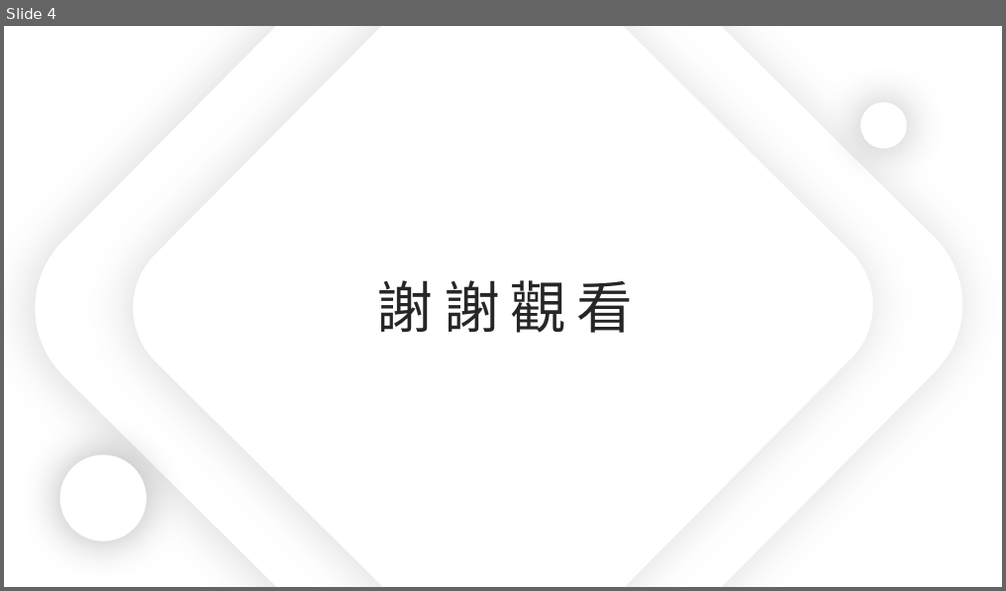
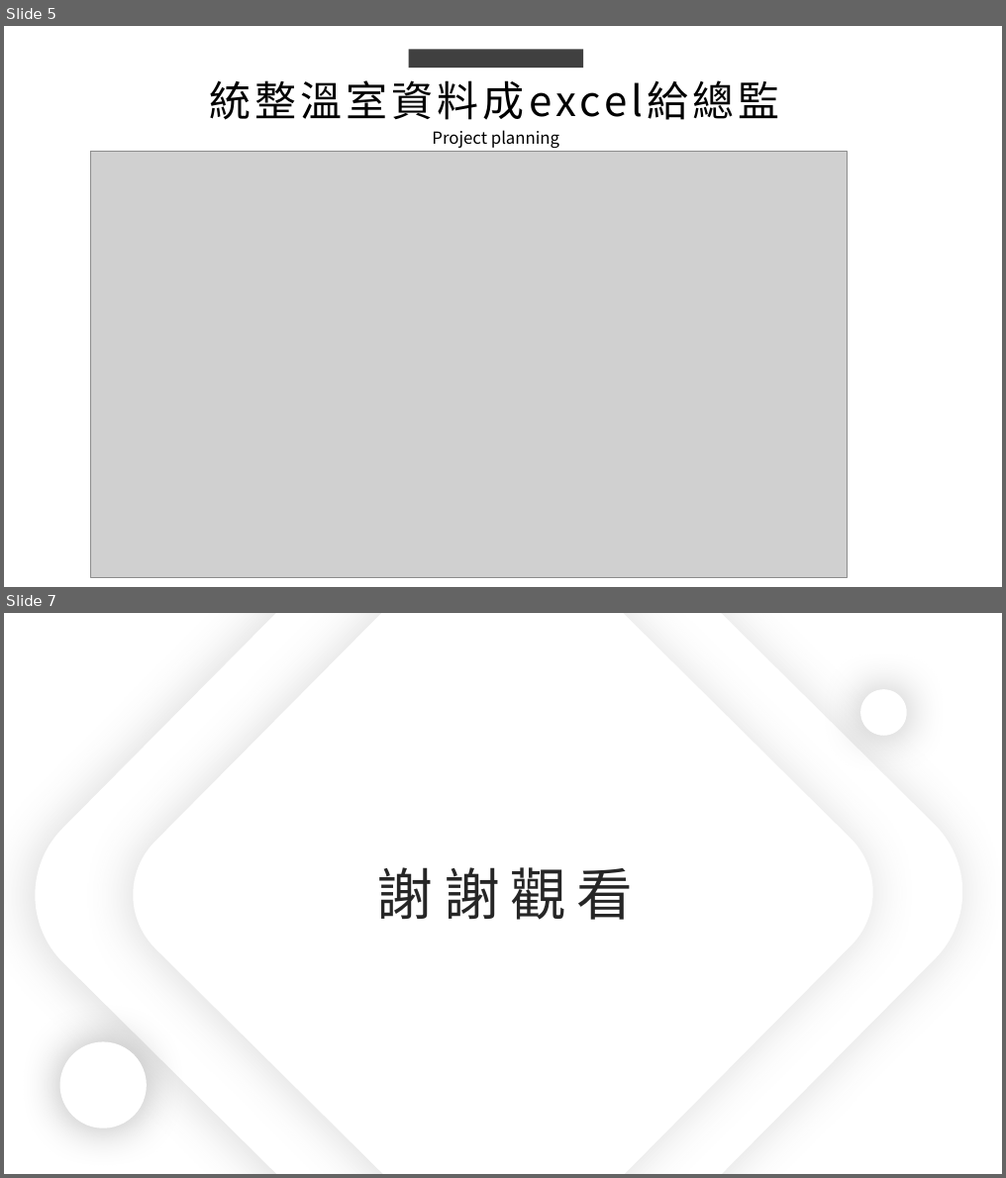
Before and after one commit to ZheHong1021/ExcelSystem, a slide deck: 工作日報_葉柏漢/2021.11/2021.11.29(加班)_2021.11.30工作日報_葉柏漢.pptx. Shown one above the other, each under a label of ours: slide 4 before the commit, slides 5 and 7 after it; the slides between them are not shown. The pictures are 1006x591 and 1006x1178 pixels, drawn with LibreOffice and Linux fonts; fonts in the diff are those of the drawing; grey boxes stand for pictures. Boxes give left, top, right and bottom in pixels: in the first picture for what was removed or moved away, otherwise in the second. Text is boxed around its words. In the diff, an @@ line names an element or a change of style, - is before the commit and + after.

```diff
--- a/工作日報_葉柏漢/2021.11/2021.11.29(加班)_2021.11.30工作日報_葉柏漢.pptx
+++ b/工作日報_葉柏漢/2021.11/2021.11.29(加班)_2021.11.30工作日報_葉柏漢.pptx
@@ slide 5 added at box(4, 26, 1002, 587), background #FFFFFF @@
@@ rectangle added at box(409, 49, 583, 68), fill #404040 @@
@@ text added at box(209, 80, 525, 120), 40 pt, text #000000 @@
+統整溫室資料成excel給總監
@@ text added at box(432, 130, 559, 148), 16 pt, text #000000 @@
+Project planning
@@ picture added at box(91, 151, 846, 578) @@
@@ what was slide 4 is now slide 7 @@
```
Also in this commit, not shown: 1 slide changed, 2 other slides added, 1 other file.
